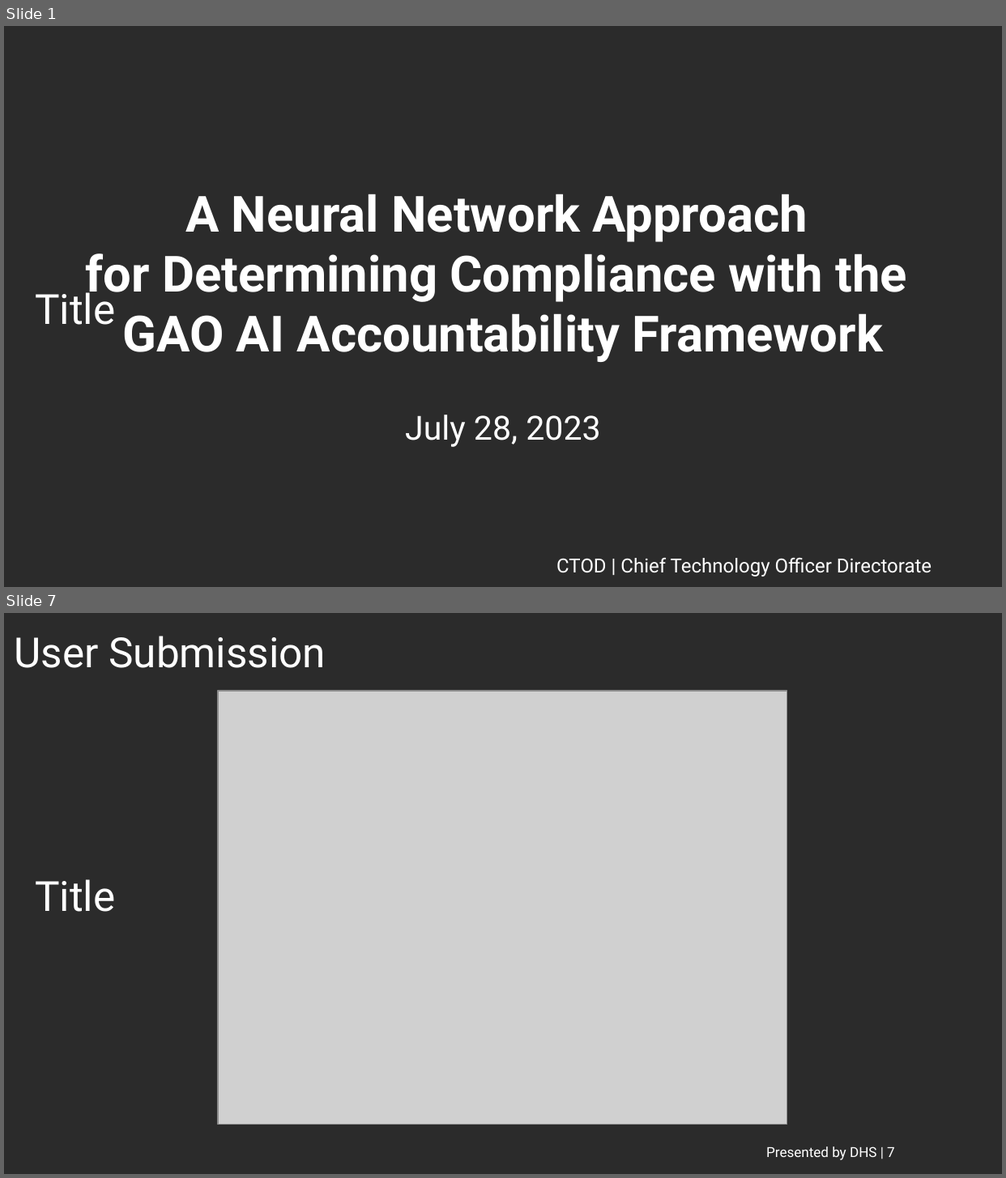
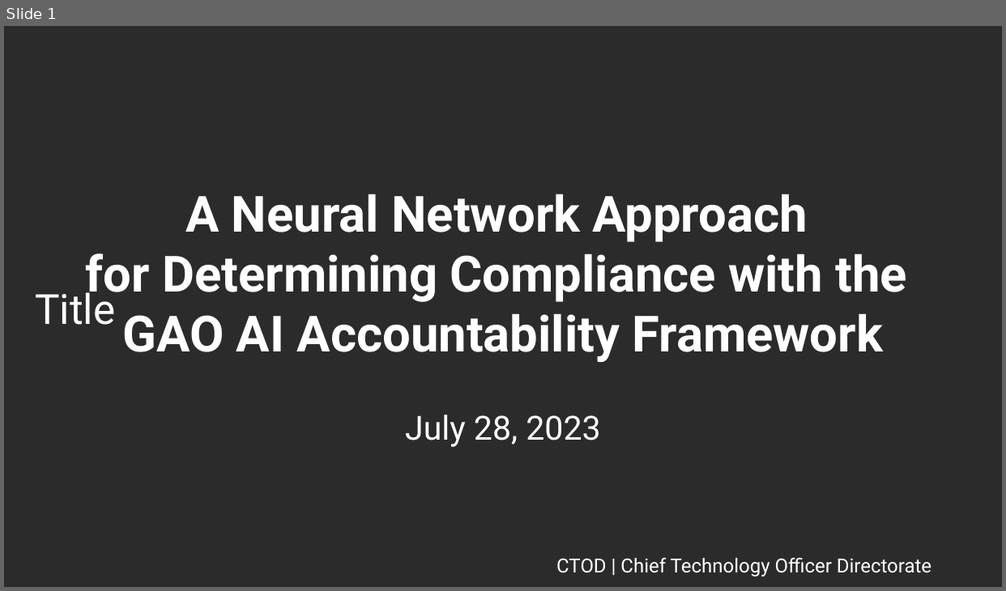
Before and after one commit to ethanmoscot/gao-ai, a slide deck: doc/gao_ai_proposal.pptx. Shown one above the other, each under a label of ours: slides 1 and 7 before the commit, slide 1 after it; the slides between them are not shown. The pictures are 1006x1178 and 1006x591 pixels, drawn with LibreOffice and Linux fonts; fonts in the diff are those of the drawing; grey boxes stand for pictures; background and template pictures are left out; a plain dark background stands for a picture behind light text. Boxes give left, top, right and bottom in pixels: in the first picture for what was removed or moved away, otherwise in the second. Text is boxed around its words. In the diff, an @@ line names an element or a change of style, - is before the commit and + after.

```diff
--- a/doc/gao_ai_proposal.pptx
+++ b/doc/gao_ai_proposal.pptx
@@ slide 7 removed at (4,613,1002,1174), background picture (left out); not listed: 1 template element that a slide beside it also shows @@
@@ title removed at (14,636,326,668) @@
-User Submission
@@ picture removed at (218,691,786,1125) @@
@@ text removed at (766,1147,895,1161) @@
-Presented by DHS | 7
```
Also in this commit, not shown: 4 slides changed, 7 slides added, 2 other slides removed, 4 other files.
